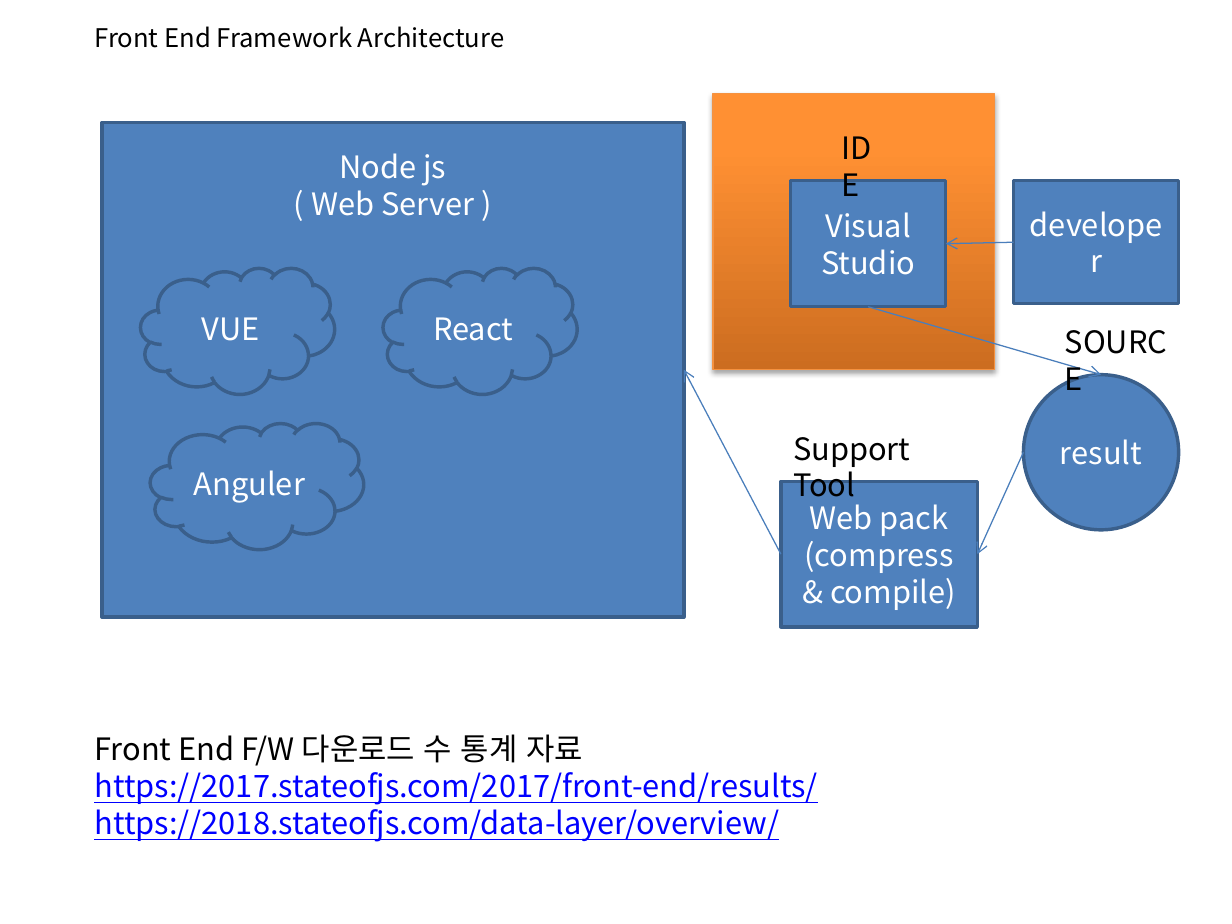
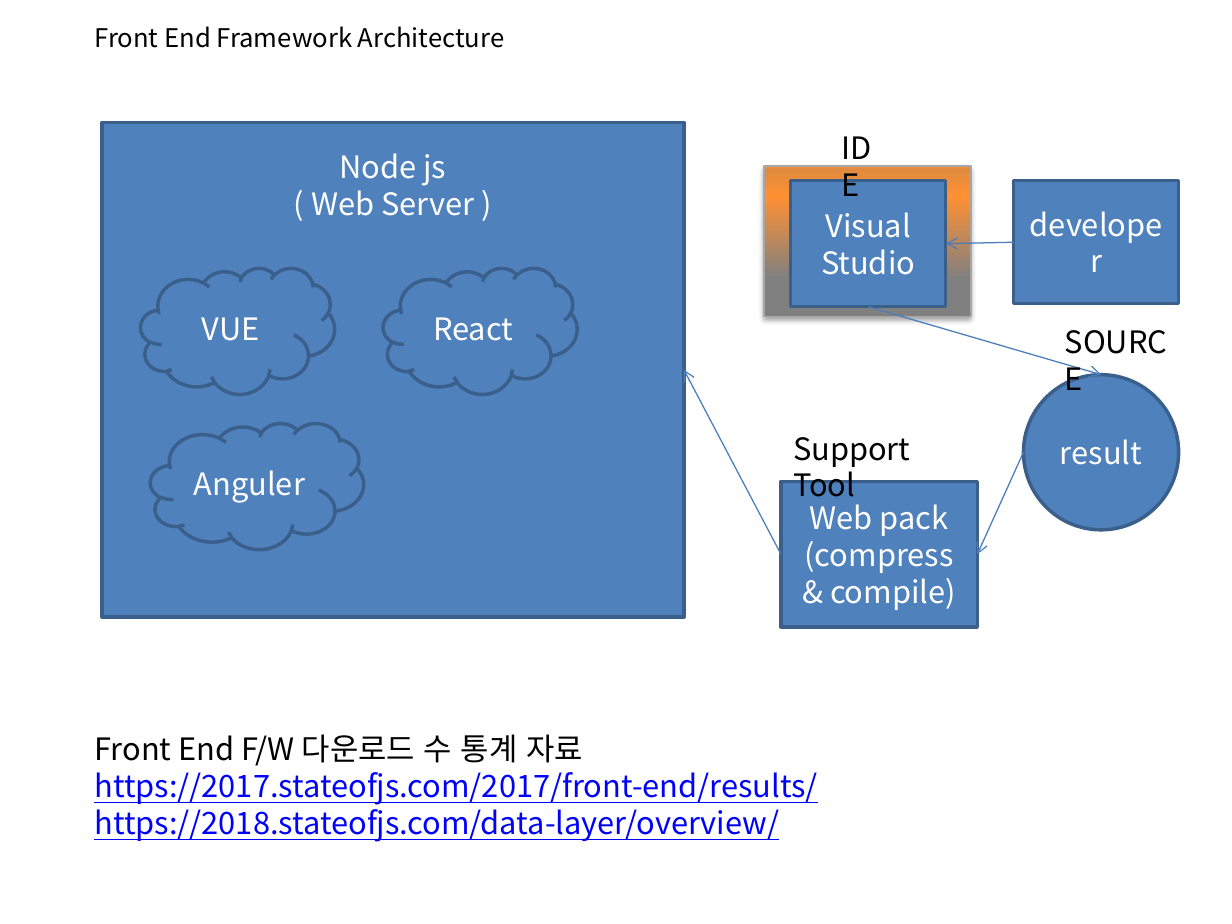
Before and after one commit to zipdrv85/vueStudy, a slide deck: slide 2 of doc/3주차 스터디 IDE.pptx. Drawn at 1232x924 pixels with LibreOffice and Linux fonts; fonts in the diff are those of the drawing; background and template pictures are left out. Boxes give left, top, right and bottom in pixels: in the first picture for what was removed or moved away, otherwise in the second. Text is boxed around its words. In the diff, an @@ line names an element or a change of style, - is before the commit and + after.

```diff
--- a/doc/3주차 스터디 IDE.pptx
+++ b/doc/3주차 스터디 IDE.pptx
@@ rectangle: place and size @@
-rectangle at box(713, 94, 994, 370)
+rectangle at box(764, 166, 971, 317)
@@ rectangle at box(764, 166, 971, 317): fill gradient #CC6E20 to #FF9034 to #FF9136 to gradient #808080 to #FF9034 to #DF8B3F to #FF9136; outline #F69240 0.75 pt to #A6A6A6 0.75 pt @@
```
Also in this commit, not shown: 6 other files.
